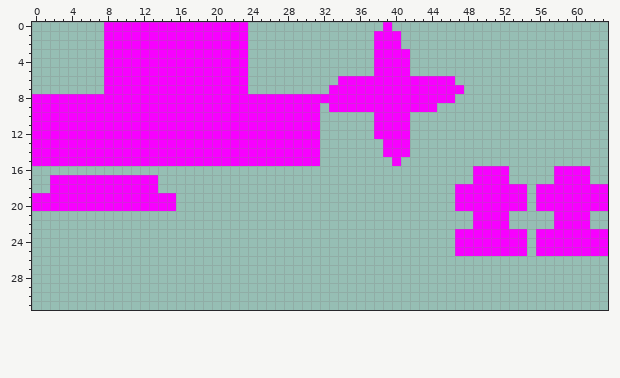
One commit to this pixel-art sprite: src/main/resources/textures/entities/entity_test.png. This is how it looked before the edit.
The file is 64x32 pixels.
Once edited:
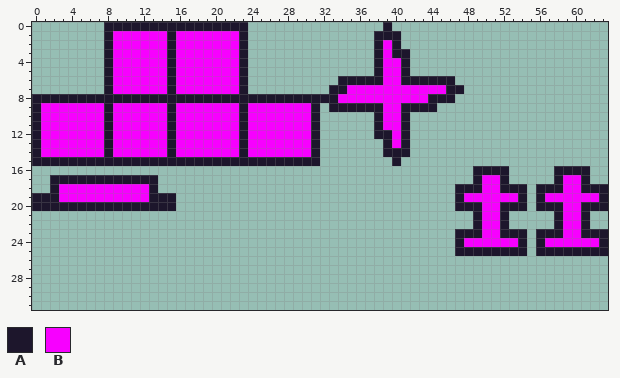
Palette (. is transparent): A #1d162c  B #f700ff
From old to new:
Changed rows in their new state; - is an unchanged pixel.
first column x 0:
 0 --------AAAAAAAAAAAAAAAA---------------A------------------------
 1 --------A------A-------A--------------AAA-----------------------
 2 --------A------A-------A--------------A-A-----------------------
 3 --------A------A-------A--------------A-AA----------------------
 4 --------A------A-------A--------------A--A----------------------
 5 --------A------A-------A--------------A--A----------------------
 6 --------A------A-------A----------AAAAA--AAAAAA-----------------
 7 --------A------A-------A---------AA-----------AA----------------
 8 AAAAAAAAAAAAAAAAAAAAAAAAAAAAAAAAAA----------AAA-----------------
 9 A-------A------A-------A-------A-AAAAAA--AAAA-------------------
10 A-------A------A-------A-------A------A--A----------------------
11 A-------A------A-------A-------A------A--A----------------------
12 A-------A------A-------A-------A------AA-A----------------------
13 A-------A------A-------A-------A-------A-A----------------------
14 A-------A------A-------A-------A-------AAA----------------------
15 AAAAAAAAAAAAAAAAAAAAAAAAAAAAAAAA--------A-----------------------
16 -------------------------------------------------AAAA-----AAAA--
17 --AAAAAAAAAAAA-----------------------------------A--A-----A--A--
18 --A----------A---------------------------------AAA--AAA-AAA--AAA
19 AAA----------AAA-------------------------------A------A-A------A
20 AAAAAAAAAAAAAAAA-------------------------------AAA--AAA-AAA--AAA
21 -------------------------------------------------A--A-----A--A--
22 -------------------------------------------------A--A-----A--A--
23 -----------------------------------------------AAA--AAA-AAA--AAA
24 -----------------------------------------------A------A-A------A
25 -----------------------------------------------AAAAAAAA-AAAAAAAA
Changed places in both pictures, as pixel boxes (x1, y1, x2, y2):
changed: (32, 22, 608, 256)
